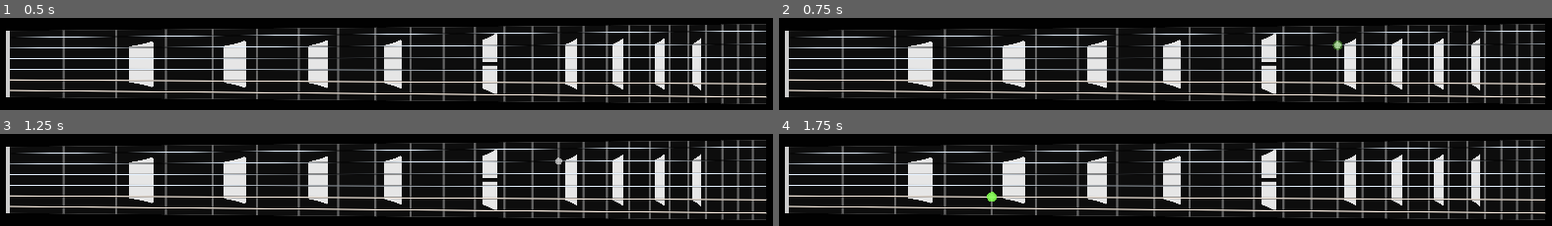
Above: before the commit, frames 1-4 (two rows, left to right).
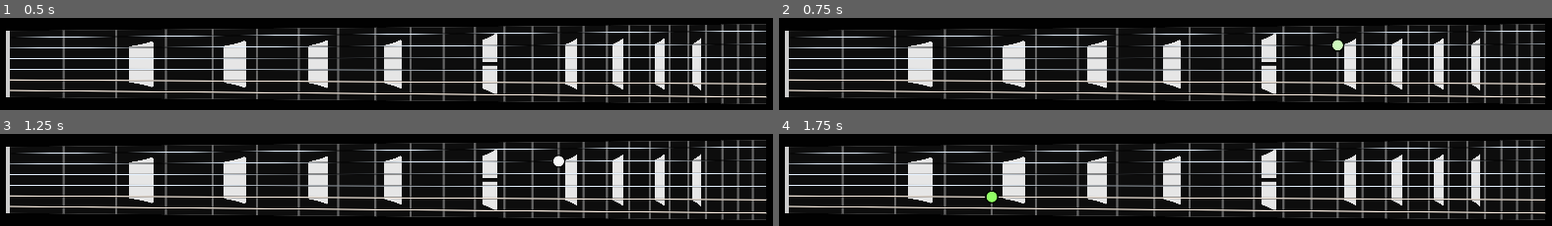
Above: after the commit, the same moments.

Repository: alexander-smoktal/guitar-master
Game: Godot game, scene res://Fretboard/FretboardScene.tscn
The game is run twice, just before and just after one commit, with the same random seed, the same clock (stepped at 60 frames per second) and the same inputs.
Inputs (mouse positions are in pixels of both pictures, inside the frame that each line leads up to):
- Up to frame 1 (0.5 s): no input
- Up to frame 2 (0.75 s): tap Enter at 0.5 s; move the mouse to (1335, 41) at 0.52 s; click (1335, 41) at 0.67 s
- Up to frame 3 (1.25 s): no input
- Up to frame 4 (1.75 s): move the mouse to (1010, 202) at 1.27 s; click (1010, 202) at 1.42 s

Frame 1 is identical in both runs. In frame 2, 0.1% of the frame differs, in the area x 71-74%, y 22-38%; in frame 3, 0.1%; in frame 4, less than 0.1%.

Commit message:
Rework to use highlight node for hovered notes

Diff:
--- a/Fretboard/Board.gd
+++ b/Fretboard/Board.gd
@@ -2,33 +2,7 @@
 
 extends Node2D
 
-# Fretboard class to store fret positions
-class Fret:
-    var top_point: Vector2
-    var bottom_point: Vector2
-
-    func _init(a_top_point: Vector2, a_bottom_point: Vector2):
-        self.top_point = a_top_point
-        self.bottom_point = a_bottom_point
-
-# Fretboard class to store fret positions
-class AString:
-    var left_point: Vector2
-    var right_point: Vector2
-
-    func _init(a_left_point: Vector2, a_right_point: Vector2):
-        self.left_point = a_left_point
-        self.right_point = a_right_point
-
-class Note:
-    var string: int
-    var fret: int
-    var position: Vector2
-
-    func _init(a_string: int, a_fret: int, a_position: Vector2):
-        self.string = a_string
-        self.fret = a_fret
-        self.position = a_position
+const DataTypes = preload("res://Fretboard/DataTypes.gd")
 
 # Board width in fraction of viewport height
 const BOARD_WIDTH = 0.15
@@ -37,8 +11,8 @@
 const NUM_FRETS = 24
 const FRET_POSITION_DIVIDER = 17.817
 
-var frets: Array[Fret]
-var strings: Array[AString]
+var frets: Array[DataTypes.Fret]
+var strings: Array[DataTypes.AString]
 
 var top_left_point: Vector2
 var top_right_point: Vector2
@@ -51,7 +25,8 @@
 var twelve_inlay_texture: Texture2D = load("res://Sprites/12_inlay.png")
 
 # Current
-var current_note: Note
+var current_note: DataTypes.Note
+var highlights: Array[NoteHighlight]
 
 # Called when the node enters the scene tree for the first time.
 func _ready():
@@ -74,33 +49,44 @@
         self.bottom_left_point + Vector2(-out_of_bounds_mouse_radius, out_of_bounds_mouse_radius),
     ]
 
-    calculate_frets()
-    calculate_strings()
+    self.__calculate_frets()
+    self.__calculate_strings()
 
 func _input(event):
     # Mouse in viewport coordinates.
     if event is InputEventMouseButton and current_note:
-        var node_highlight = NoteHighlight.new(Color(0.5, 1, 0.3))
-        node_highlight.set_transform(Transform2D(0, current_note.position))
+        var node_highlight = NoteHighlight.new(Color(0.5, 1, 0.3), NoteHighlight.HighLightType.BLINK)
+        node_highlight.set_position(current_note.position())
 
         self.add_child(node_highlight)
     elif event is InputEventMouseMotion:
-        current_note = detect_current_highlited_note(event.position)
+        var hovered_position = __detect_current_highlited_note(event.position)
+
+        # If out of bound, clear nighlight marker
+        if not hovered_position:
+            if self.current_note:
+                self.current_note.clear()
+                self.current_note = null
+            return
+
+        # Else create or update marker
+        if not self.current_note:
+            self.current_note = DataTypes.Note.new(self)
+        self.current_note.move(hovered_position.string, hovered_position.fret, hovered_position.position)
 
 func _draw():
-    draw_fretboard()
-    draw_markers()
-    draw_frets()
-    draw_strings()
-    draw_zero_fret()
-    draw_hovered_note()
-
-func calculate_frets():
+    self.__draw_fretboard()
+    self.__draw_markers()
+    self.__draw_frets()
+    self.__draw_strings()
+    self.__draw_zero_fret()
+
+func __calculate_frets():
     var fretboard_width = (self.top_right_point.x - self.top_left_point.x)
     var scale_len = fretboard_width * 1.31
 
     #Add zero fret
-    self.frets.append(Fret.new(self.top_left_point, self.bottom_left_point))
+    self.frets.append(DataTypes.Fret.new(self.top_left_point, self.bottom_left_point))
 
     # Current fret x from which we calculate next fret position
     var last_fret_x = self.top_left_point.x
@@ -121,13 +107,13 @@
             self.bottom_left_point,
             self.bottom_right_point - self.bottom_left_point)
 
-        self.frets.append(Fret.new(top_intersection, bottom_intersection))
+        self.frets.append(DataTypes.Fret.new(top_intersection, bottom_intersection))
 
         # New fretboard scale len to use in the formula
         scale_len -= distance_from_last_fret
         last_fret_x = current_fret_x
 
-func calculate_strings():
+func __calculate_strings():
     var fretboad_left_width = self.bottom_left_point.y - self.top_left_point.y
     var fretboad_right_width = self.bottom_right_point.y - self.top_right_point.y
 
@@ -142,17 +128,20 @@
     var current_left_pos = self.top_left_point + Vector2(0, string_margin)
     var current_right_pos = self.top_right_point + Vector2(0, string_margin)
     for i in range(6):
-        self.strings.append(AString.new(current_left_pos, current_right_pos))
+        self.strings.append(DataTypes.AString.new(current_left_pos, current_right_pos))
 
         current_left_pos += Vector2(0, left_distance)
         current_right_pos += Vector2(0, right_distance)
 
-func detect_current_highlited_note(mouse_position: Vector2) -> Note:
+# Detect highlited note. Return [] if out of bounds, or [string, fret, position]
+func __detect_current_highlited_note(mouse_position: Vector2) -> DataTypes.FretboardPosition:
     if not Geometry2D.is_point_in_polygon(mouse_position, self.out_of_bounds_polygon):
         return null
 
-    var fret_search = func(fret: Fret, mpos_x: Fret): return fret.top_point.x < mpos_x.top_point.x
-    var string_search = func(string: AString, mpos_y: AString): return string.left_point.y < mpos_y.left_point.y
+    var fret_search = func(fret: DataTypes.Fret, mpos_x: DataTypes.Fret):
+        return fret.top_point.x < mpos_x.top_point.x
+    var string_search = func(string: DataTypes.AString, mpos_y: DataTypes.AString):
+        return string.left_point.y < mpos_y.left_point.y
 
     var first_line_is_closer = func(line1_start, line1_end, line2_start, line2_end) -> bool:
         var first_point = Geometry2D.get_closest_point_to_segment_uncapped(mouse_position, line1_start, line1_end)
@@ -166,8 +155,8 @@
     # position is closer to the previous entity
 
     # Next to mouse fret and string
-    var fret = self.frets.bsearch_custom(Fret.new(mouse_position, mouse_position), fret_search)
-    var string = self.strings.bsearch_custom(AString.new(mouse_position, mouse_position), string_search)
+    var fret = self.frets.bsearch_custom(DataTypes.Fret.new(mouse_position, mouse_position), fret_search)
+    var string = self.strings.bsearch_custom(DataTypes.AString.new(mouse_position, mouse_position), string_search)
 
     # Cap to the last string and fret
     fret = min(fret, self.frets.size() - 1)
@@ -195,9 +184,9 @@
 
     queue_redraw()
 
-    return Note.new(string, fret, intersection)
-
-func draw_fretboard():
+    return DataTypes.FretboardPosition.new(string, fret, intersection)
+
+func __draw_fretboard():
     draw_colored_polygon([self.top_left_point, self.top_right_point,
                    self.bottom_right_point, self.bottom_left_point,
                    self.top_left_point],
@@ -211,16 +200,16 @@
         true)
 
 # Draw frets. vectors are used to detect intersections with frets
-func draw_frets():
+func __draw_frets():
     for i in range(1, self.frets.size()):
         var fret = self.frets[i]
         draw_line(fret.top_point, fret.bottom_point, Color(.4, .4, .4), 3, true)
 
-func draw_zero_fret():
+func __draw_zero_fret():
     var fret = self.frets[0]
     draw_line(fret.top_point, fret.bottom_point, Color(.8, .8, .8), 7, true)
 
-func draw_markers():
+func __draw_markers():
     # Marker margin from one side
     var marker_margin = Vector2(1./4, 2./12)
 
@@ -250,7 +239,7 @@
     draw_double_dot.call(Rect2(self.frets[11].top_point,
                        self.frets[12].bottom_point - self.frets[11].top_point))
 
-func draw_strings():
+func __draw_strings():
     # Strings width from thinner to thicker
     var strings_width = [1., 1.1, 1.2, 1.5, 2, 3]
     # String colors from thinner to thicker
@@ -269,9 +258,3 @@
         # Draw string
         draw_line(self.strings[i].left_point, self.strings[i].right_point,
                   string_colors[i], strings_width[i] / 2, true)
-
-func draw_hovered_note():
-    if not self.current_note:
-        return
-
-    draw_circle(self.current_note.position, 7, Color(1, 1, 1, 0.6))
--- /dev/null
+++ b/Fretboard/DataTypes.gd
@@ -0,0 +1,48 @@
+# Fretboard class to store fret positions
+class Fret:
+    var top_point: Vector2
+    var bottom_point: Vector2
+
+    func _init(a_top_point: Vector2, a_bottom_point: Vector2):
+        self.top_point = a_top_point
+        self.bottom_point = a_bottom_point
+
+# Fretboard class to store fret positions
+class AString:
+    var left_point: Vector2
+    var right_point: Vector2
+
+    func _init(a_left_point: Vector2, a_right_point: Vector2):
+        self.left_point = a_left_point
+        self.right_point = a_right_point
+
+class Note:
+    var string: int
+    var fret: int
+    var highlight: NoteHighlight
+
+    func _init(fretboard: Fretboard):
+        self.highlight = NoteHighlight.new(Color.WHITE_SMOKE, NoteHighlight.HighLightType.PERSISTENT)
+        fretboard.add_child(self.highlight)
+
+    func move(a_string: int, a_fret: int, a_position: Vector2):
+        self.string = a_string
+        self.fret = a_fret
+        self.highlight.set_position(a_position)
+        #set_transform(Transform2D(0, current_note.position))
+
+    func position() -> Vector2:
+        return self.highlight.position
+
+    func clear():
+        self.highlight.queue_free()
+
+class FretboardPosition:
+    var string: int
+    var fret: int
+    var position: Vector2
+
+    func _init(a_string: int, a_fret: int, a_position: Vector2):
+        self.string = a_string
+        self.fret = a_fret
+        self.position = a_position
--- a/Fretboard/NoteHighlight.gd
+++ b/Fretboard/NoteHighlight.gd
@@ -2,23 +2,50 @@
 
 extends Node2D
 
+enum HighLightType { FADE_IN, BLINK, PERSISTENT }
+
 var color: Color
+var outline_color = Color.BLACK
+# If FADE_IN - a resulting color
+var result_color: Color
 
-func _init(a_color: Color) -> void:
-    a_color.a = 0
+var highlight_type: HighLightType
+
+func _init(a_color: Color, a_highlight_type: HighLightType, a_result_color = Color.WHITE) -> void:
+    match self.highlight_type:
+        # Start invisible when blinking
+        HighLightType.BLINK:
+            color.a = 0
+            outline_color.a = 0
+        HighLightType.FADE_IN:
+            self.result_color = a_result_color
+
     self.color = a_color
+    self.highlight_type = a_highlight_type
 
 # Called when the node enters the scene tree for the first time.
 func _ready() -> void:
-    var tween = self.create_tween()
-    tween.set_ease(Tween.EASE_OUT)
-    tween.tween_method(self.redraw, 0.0, 1.0, 0.2)
-    tween.tween_method(self.redraw, 1.0, 0.0, 0.2)
-    tween.tween_callback(self.queue_free)
+    match self.highlight_type:
+        HighLightType.BLINK:
+            var tween = self.create_tween()
+            tween.set_ease(Tween.EASE_OUT)
+            tween.tween_method(self.__change_alpha, 0.0, 1.0, 0.2)
+            tween.tween_method(self.__change_alpha, 1.0, 0.0, 0.2)
+            tween.tween_callback(self.queue_free)
+        HighLightType.FADE_IN:
+            var tween = self.create_tween()
+            tween.tween_method(self.__change_color, self.color, self.result_color, 0.5)
 
-func redraw(alpha: float):
+func __change_alpha(alpha: float):
     self.color.a = alpha
     queue_redraw()
 
+func __change_color(a_color: Color):
+    self.color = a_color
+    queue_redraw()
+
 func _draw():
-    draw_circle(Vector2(0, 0), 10, self.color)
+    var radius = 12
+
+    draw_circle(Vector2(0, 0), radius, self.color)
+    draw_arc(Vector2(0, 0), radius, 0, TAU, 30, self.outline_color, 1, true)
--- a/project.godot
+++ b/project.godot
@@ -23,8 +23,6 @@
 
 [rendering]
 
-renderer/rendering_method.mobile="forward_plus"
-renderer/rendering_method.web="forward_plus"
 environment/defaults/default_clear_color=Color(0.00392157, 0.00392157, 0.00392157, 1)
 anti_aliasing/quality/msaa_2d=3
 anti_aliasing/quality/use_taa=true
